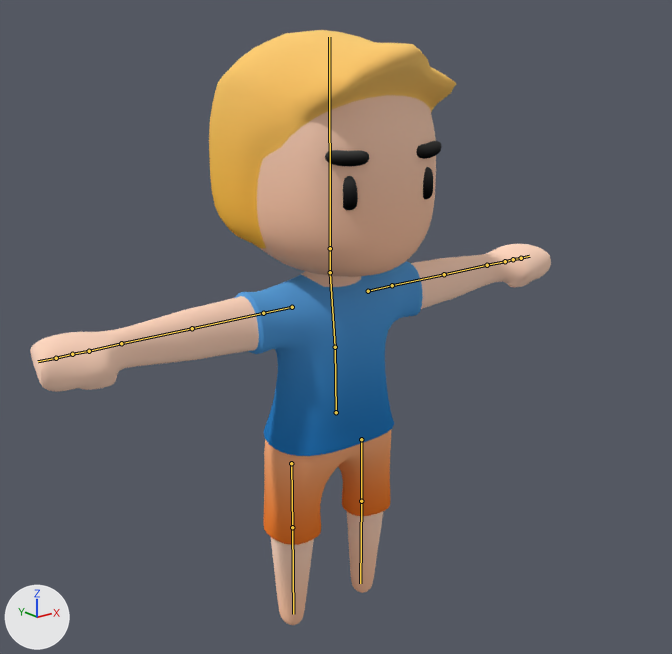
Before and after pictures for a commit that changed the Blender file hop-or-die-master/Assets/Mesh/Jack02/jack02.left-to-right.002.blend.
Before and after are seen from a 50 mm camera at (-2.99, -3.77, 3.25) aimed at (-0.13, -0.2, 1.82). Every picture has the same lights, and +X, +Y and +Z are marked at lower left. The bones that bend it are drawn over the model as lines.

Names of what the first picture shows: 'body', 'head'.
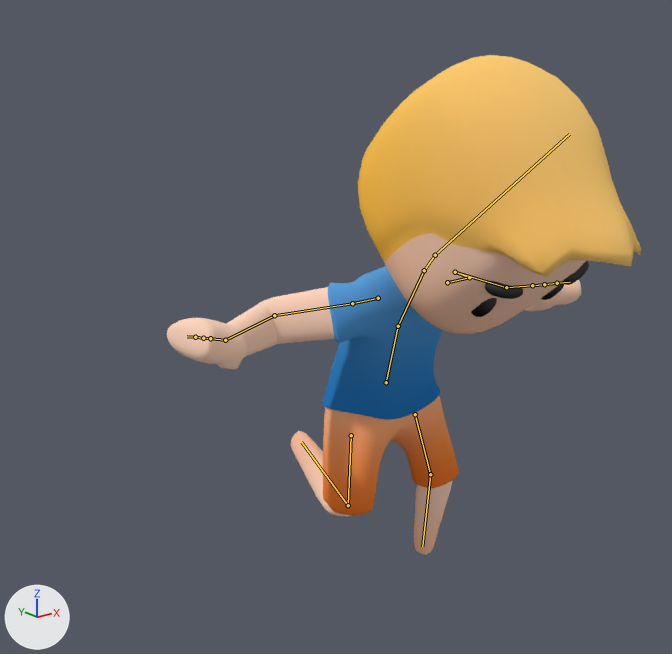
The newer file adds an action. The first version stands in its rest pose; the second is drawn at frame 5 of the action 'left-to-right'.

Pixel boxes [x1, y1, x2, y2] of what changed, in the pictures (672 x 654 px):
```json
{"object": "head", "change": "posed", "before": [209, 30, 456, 277], "after": [358, 55, 641, 334], "on screen": "15% wider, 13% taller"}
{"object": "body", "change": "posed", "before": [30, 243, 551, 625], "after": [167, 266, 581, 555], "on screen": "20% narrower, 24% shorter"}
{"bone": "abs", "before": "(336, 412) to (335, 347)", "after": "(386, 382) to (398, 326)"}
{"bone": "chest", "before": "(335, 347) to (330, 272)", "after": "(398, 326) to (424, 270)"}
{"bone": "wrist.l", "before": "(487, 265) to (505, 261)", "after": "(506, 287) to (532, 285)"}
{"bone": "neck", "before": "(330, 272) to (330, 248)", "after": "(424, 270) to (435, 255)"}
{"bone": "head", "before": "(330, 248) to (329, 37)", "after": "(435, 255) to (569, 134)"}
{"bone": "wrist.r", "before": "(121, 343) to (89, 351)", "after": "(225, 340) to (210, 338)"}
```

Scene script edits in JSON lines:
```json
{"block": "bone_hip_control", "where": "bone_hip_control = bpy.data.objects['jack.armature'].pose.bones['hip.control']"}
{"op": "set", "path": "bone_hip_control.location", "old": "(0.0, 0.0, 0.0)", "new": "(0.432, 0.051, -0.007)"}
{"op": "set", "path": "bone_hip_control.rotation_quaternion", "old": "(1.0, 0.0, 0.0, 0.0)", "new": "(0.993, -0.117, 0.0, 0.0)", "note": "degrees (0, 0, 0) -> degrees (-13, 0, 0)"}
{"block": "bone_abs", "where": "bone_abs = bpy.data.objects['jack.armature'].pose.bones['abs']  # child of 'hip.control'"}
{"op": "set", "path": "bone_abs.rotation_quaternion", "old": "(1.0, 0.0, 0.0, 0.0)", "new": "(0.969, 0.249, 0.0, 0.0)", "note": "degrees (0, 0, 0) -> degrees (29, 0, 0)"}
{"block": "bone_chest", "where": "bone_chest = bpy.data.objects['jack.armature'].pose.bones['chest']  # child of 'abs'"}
{"op": "set", "path": "bone_chest.rotation_quaternion", "old": "(1.0, 0.0, 0.0, 0.0)", "new": "(0.986, 0.164, 0.0, 0.0)", "note": "degrees (0, 0, 0) -> degrees (19, 0, 0)"}
{"block": "bone_wrist_l", "where": "bone_wrist_l = bpy.data.objects['jack.armature'].pose.bones['wrist.l']  # child of 'forearm.l'"}
{"op": "set", "path": "bone_wrist_l.rotation_quaternion", "old": "(1.0, 0.0, 0.0, 0.0)", "new": "(0.964, 0.202, 0.035, -0.167)", "note": "degrees (0, 0, 0) -> degrees (22, 8, -18)"}
{"block": "bone_neck", "where": "bone_neck = bpy.data.objects['jack.armature'].pose.bones['neck']  # child of 'chest'"}
{"op": "set", "path": "bone_neck.rotation_quaternion", "old": "(1.0, 0.0, 0.0, 0.0)", "new": "(0.999, 0.042, 0.0, 0.0)", "note": "degrees (0, 0, 0) -> degrees (5, 0, 0)"}
{"block": "bone_head", "where": "bone_head = bpy.data.objects['jack.armature'].pose.bones['head']  # child of 'neck'"}
{"op": "set", "path": "bone_head.rotation_quaternion", "old": "(1.0, 0.0, 0.0, 0.0)", "new": "(0.996, 0.091, 0.0, 0.0)", "note": "degrees (0, 0, 0) -> degrees (10, 0, 0)"}
{"block": "bone_wrist_r", "where": "bone_wrist_r = bpy.data.objects['jack.armature'].pose.bones['wrist.r']  # child of 'forearm.r'"}
{"op": "set", "path": "bone_wrist_r.rotation_quaternion", "old": "(1.0, 0.0, 0.0, 0.0)", "new": "(0.964, 0.202, -0.035, 0.167)", "note": "degrees (0, 0, 0) -> degrees (22, -8, 18)"}
{"block": "bone_leg_control_l", "where": "bone_leg_control_l = bpy.data.objects['jack.armature'].pose.bones['leg.control.l']"}
{"op": "set", "path": "bone_leg_control_l.location", "old": "(0.0, 0.0, 0.0)", "new": "(-0.524, 0.0, 0.067)"}
{"block": "bone_knee_pole_target_l", "where": "bone_knee_pole_target_l = bpy.data.objects['jack.armature'].pose.bones['knee.pole.target.l']  # child of 'heel.IK.l'"}
{"op": "set", "path": "bone_knee_pole_target_l.location", "old": "(0.0, 0.0, 0.0)", "new": "(-0.108, 0.0, -0.049)"}
{"block": "bone_hand_ik_l", "where": "bone_hand_ik_l = bpy.data.objects['jack.armature'].pose.bones['hand.IK.l']"}
{"op": "set", "path": "bone_hand_ik_l.location", "old": "(0.0, 0.0, 0.0)", "new": "(0.191, 0.0, -0.174)"}
{"block": "bone_elbow_pole_target_l", "where": "bone_elbow_pole_target_l = bpy.data.objects['jack.armature'].pose.bones['elbow.pole.target.l']  # child of 'hand.IK.l'"}
{"op": "set", "path": "bone_elbow_pole_target_l.location", "old": "(0.0, 0.0, 0.0)", "new": "(0.093, 0.0, 0.123)"}
{"block": "bone_leg_control_r", "where": "bone_leg_control_r = bpy.data.objects['jack.armature'].pose.bones['leg.control.r']"}
{"op": "set", "path": "bone_leg_control_r.location", "old": "(0.0, 0.0, 0.0)", "new": "(-0.374, -0.211, 1.146)"}
{"op": "set", "path": "bone_leg_control_r.rotation_quaternion", "old": "(1.0, 0.0, 0.0, 0.0)", "new": "(0.677, -0.736, 0.0, 0.0)", "note": "degrees (0, 0, 0) -> degrees (-95, 0, 0)"}
{"block": "bone_knee_pole_target_r", "where": "bone_knee_pole_target_r = bpy.data.objects['jack.armature'].pose.bones['knee.pole.target.r']  # child of 'heel.IK.r'"}
{"op": "set", "path": "bone_knee_pole_target_r.location", "old": "(0.0, 0.0, 0.0)", "new": "(0.132, -0.46, -0.338)"}
{"block": "bone_hand_ik_r", "where": "bone_hand_ik_r = bpy.data.objects['jack.armature'].pose.bones['hand.IK.r']"}
{"op": "set", "path": "bone_hand_ik_r.location", "old": "(0.0, 0.0, 0.0)", "new": "(0.554, 0.0, -0.095)"}
{"block": "bone_elbow_pole_target_r", "where": "bone_elbow_pole_target_r = bpy.data.objects['jack.armature'].pose.bones['elbow.pole.target.r']  # child of 'hand.IK.r'"}
{"op": "set", "path": "bone_elbow_pole_target_r.location", "old": "(0.0, 0.0, 0.0)", "new": "(-0.039, 0.0, -0.044)"}
```
